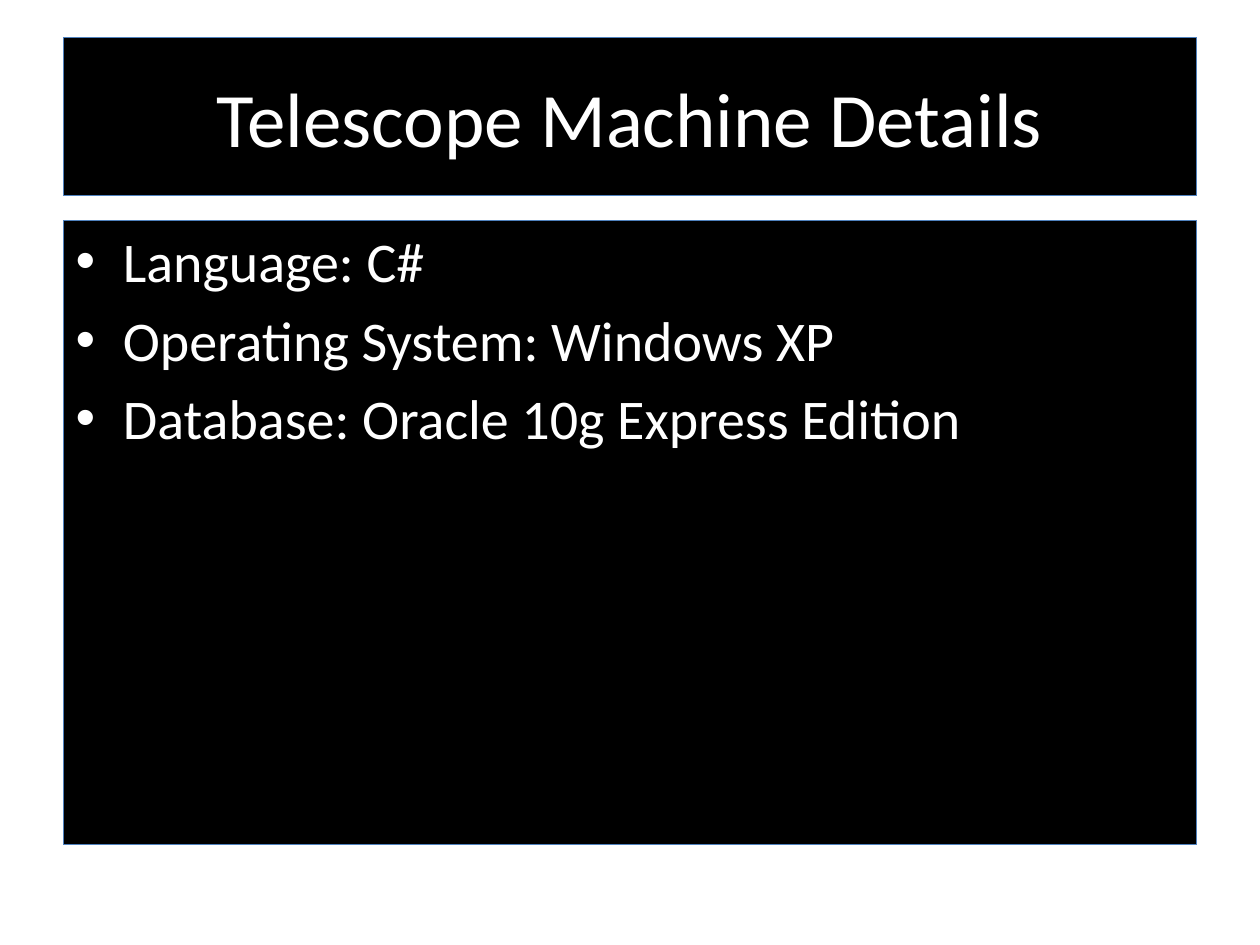
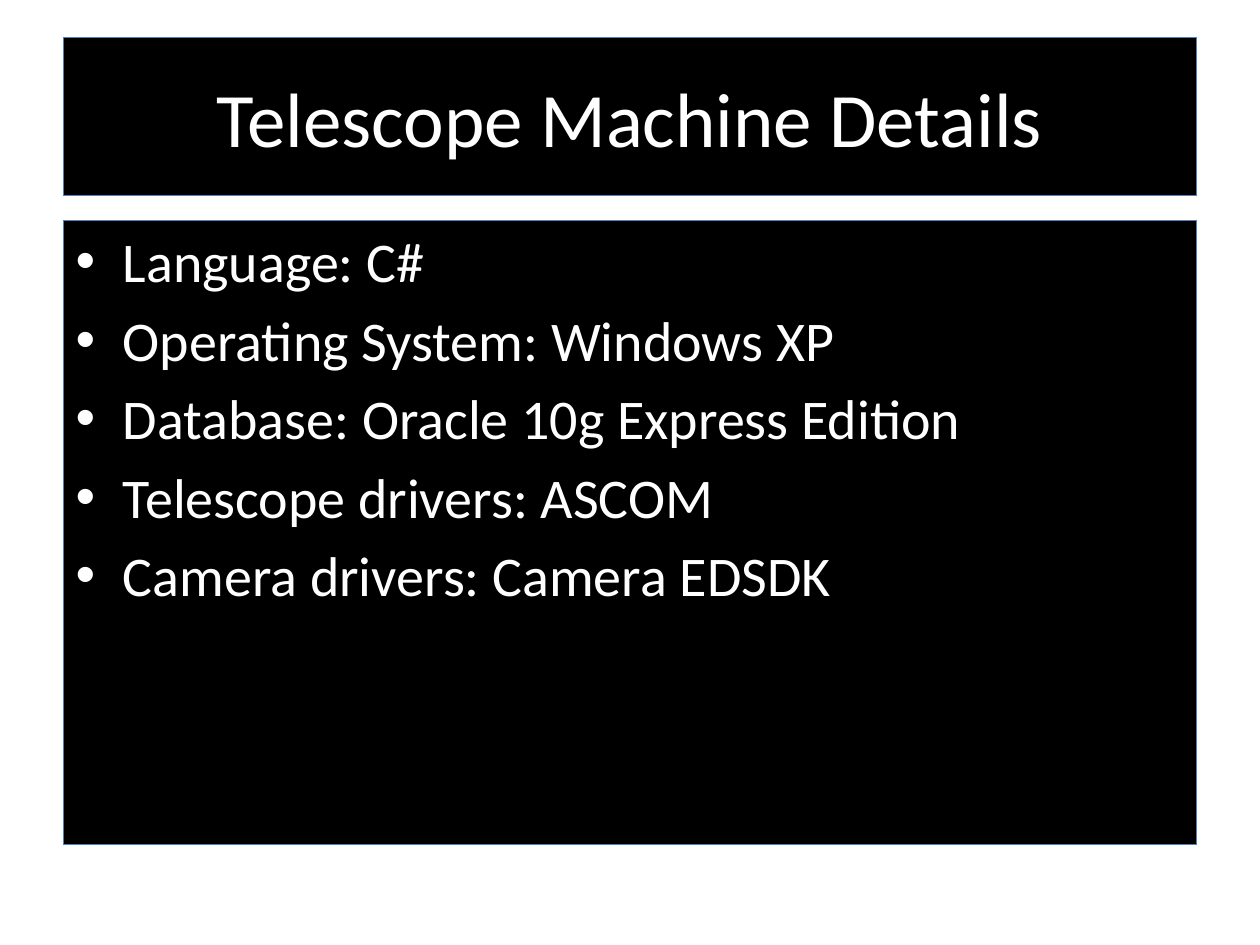
Before and after one commit to RedTeamCOSC470/Documentation, a slide deck: slide 11 of Stargazer_Presentation_Semester2.pptx (slide 9 before the commit). Drawn at 1260x945 pixels with LibreOffice and Linux fonts; fonts in the diff are those of the drawing; background and template pictures are left out. Boxes give left, top, right and bottom in pixels: in the first picture for what was removed or moved away, otherwise in the second. Text is boxed around its words. In the diff, an @@ line names an element or a change of style, - is before the commit and + after.

```diff
--- a/Stargazer_Presentation_Semester2.pptx
+++ b/Stargazer_Presentation_Semester2.pptx
@@ text at (x1=123, y1=479, x2=831, y2=597): paragraphs added @@
+• Telescope drivers: ASCOM
+• Camera drivers: Camera EDSDK
```
Also in this commit, not shown: 5 other slides changed, 4 slides added, 1 other file.
